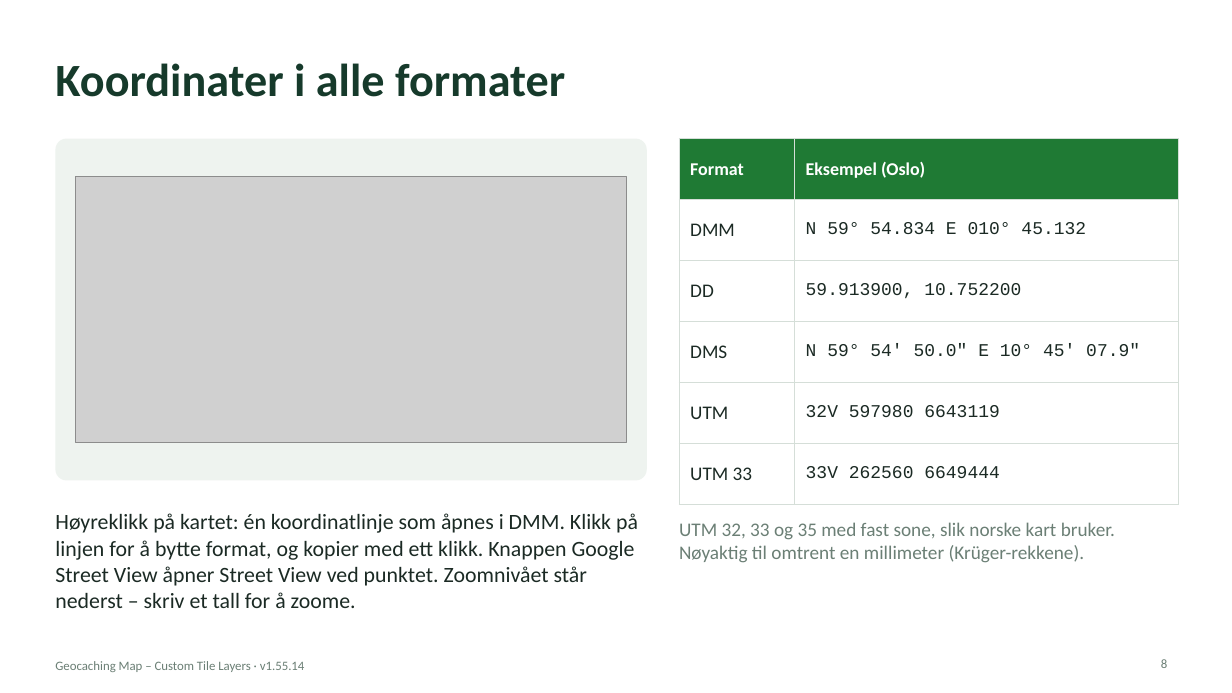
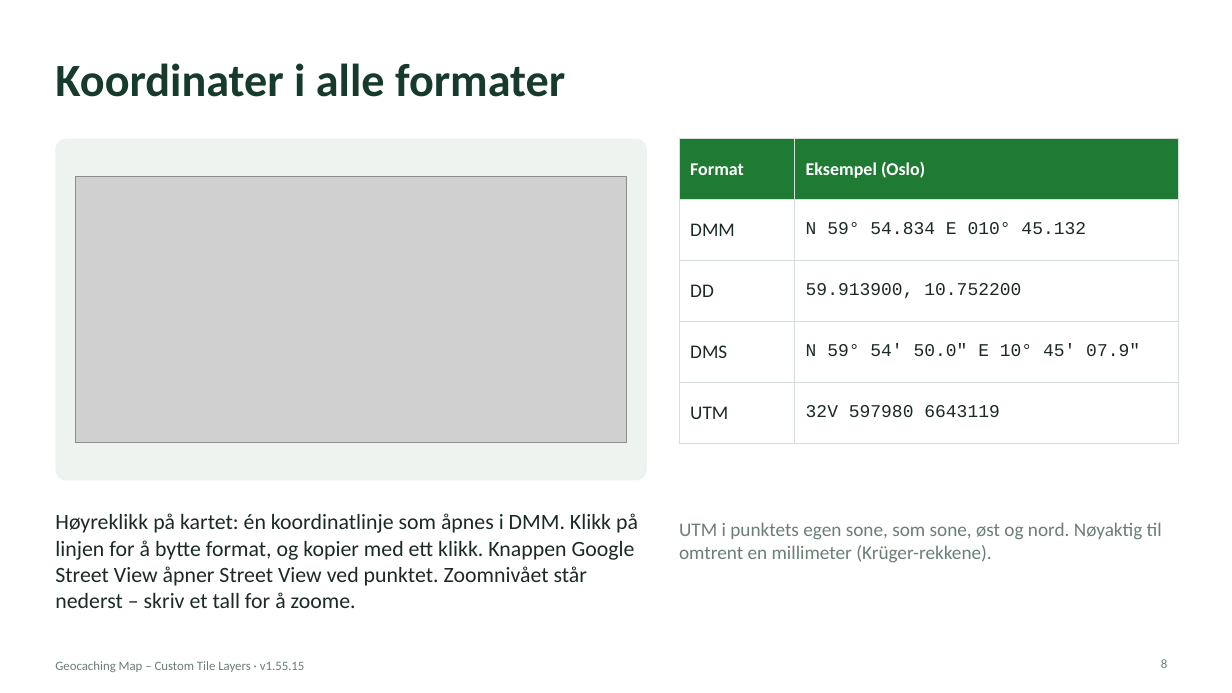
Before and after one commit to knutos/custom-tiles, a slide deck: slide 8 of docs/Geocaching-Map-Custom-Tile-Layers-Presentasjon.pptx. Drawn at 1232x693 pixels with LibreOffice and Linux fonts; fonts in the diff are those of the drawing; grey boxes stand for pictures. Boxes give left, top, right and bottom in pixels: in the first picture for what was removed or moved away, otherwise in the second. Text is boxed around its words. In the diff, an @@ line names an element or a change of style, - is before the commit and + after.

```diff
--- a/docs/Geocaching-Map-Custom-Tile-Layers-Presentasjon.pptx
+++ b/docs/Geocaching-Map-Custom-Tile-Layers-Presentasjon.pptx
@@ table at [679, 139, 1178, 423] @@
-row 6: UTM 33 | 33V 262560 6649444
@@ text at [679, 522, 1162, 563]: text changed @@
-UTM 32, 33 og 35 med fast sone, slik norske kart bruker. Nøyaktig til omtrent en millimeter (Krüger-rekkene).
+UTM i punktets egen sone, som sone, øst og nord. Nøyaktig til omtrent en millimeter (Krüger-rekkene).
@@ text at [55, 661, 305, 672]: text changed @@
-Geocaching Map – Custom Tile Layers · v1.55.14
+Geocaching Map – Custom Tile Layers · v1.55.15
```
Also in this commit, not shown: 16 other slides changed, 5 other files.
